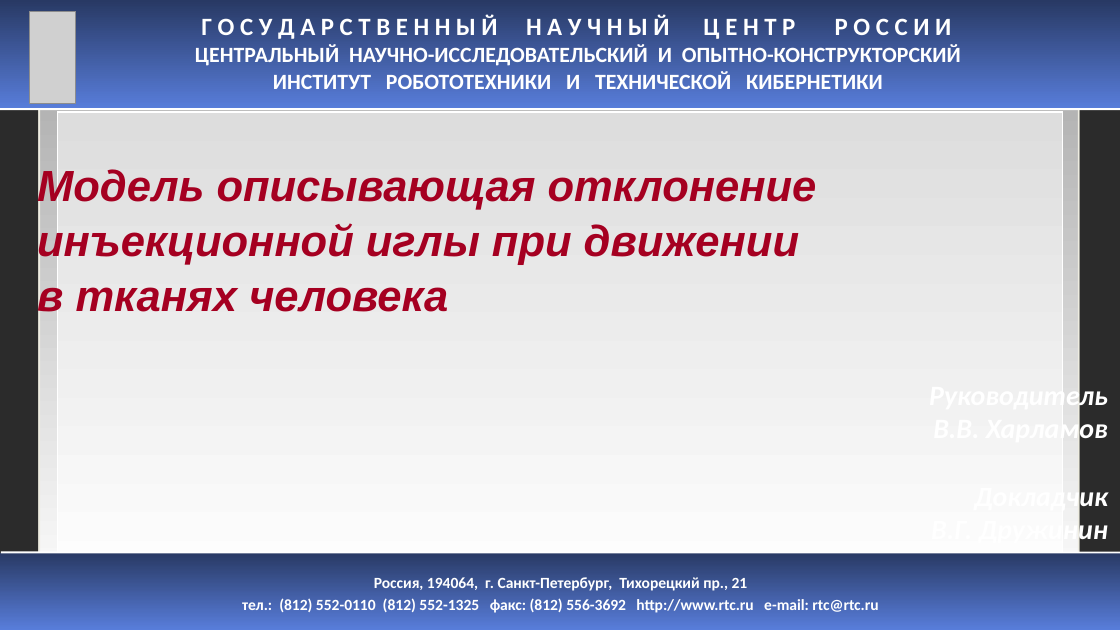
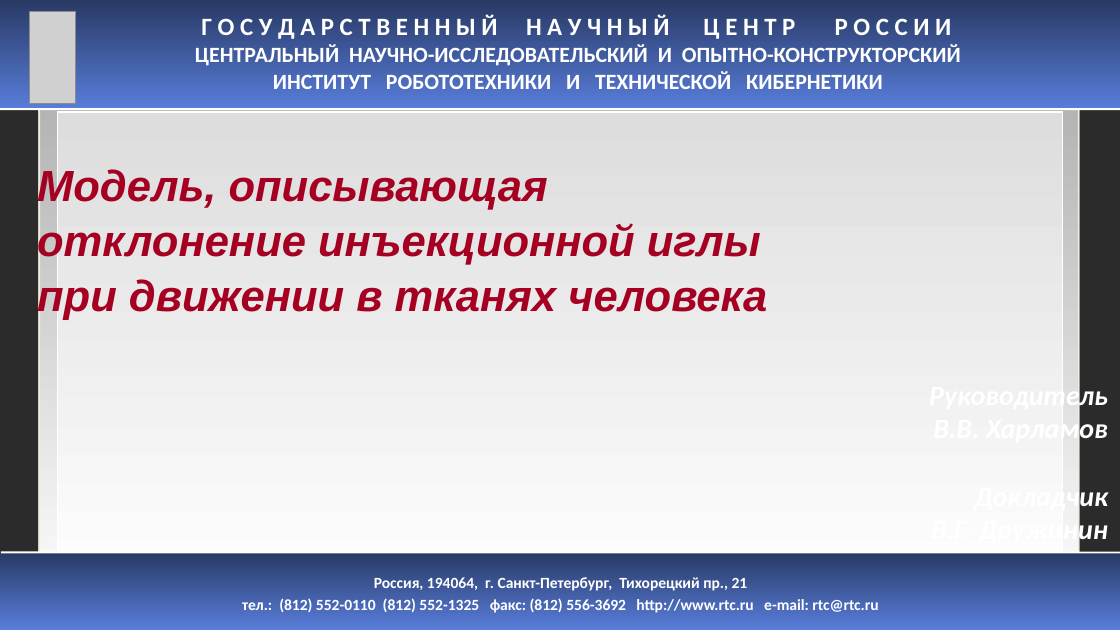
Before and after one commit to IgVaCompany/MyWorks, a slide deck: slide 1 of Dissertacia/MyWork/DocWork/Дружинин_НТС_Май_ЦНИИ_РТК.pptx. Drawn at 1120x630 pixels with LibreOffice and Linux fonts; fonts in the diff are those of the drawing; grey boxes stand for pictures; background and template pictures are left out; a plain dark background stands for a picture behind light text. Boxes give left, top, right and bottom in pixels: in the first picture for what was removed or moved away, otherwise in the second. Text is boxed around its words. In the diff, an @@ line names an element or a change of style, - is before the commit and + after.

```diff
--- a/Dissertacia/MyWork/DocWork/Дружинин_НТС_Май_ЦНИИ_РТК.pptx
+++ b/Dissertacia/MyWork/DocWork/Дружинин_НТС_Май_ЦНИИ_РТК.pptx
@@ text at (37,166,767,320): text changed @@
-Модель описывающая отклонение инъекционной иглы при движении в тканях человека
+Модель, описывающая отклонение инъекционной иглы при движении в тканях человека
```
Also in this commit, not shown: 1 other slide changed, 1 other file.
